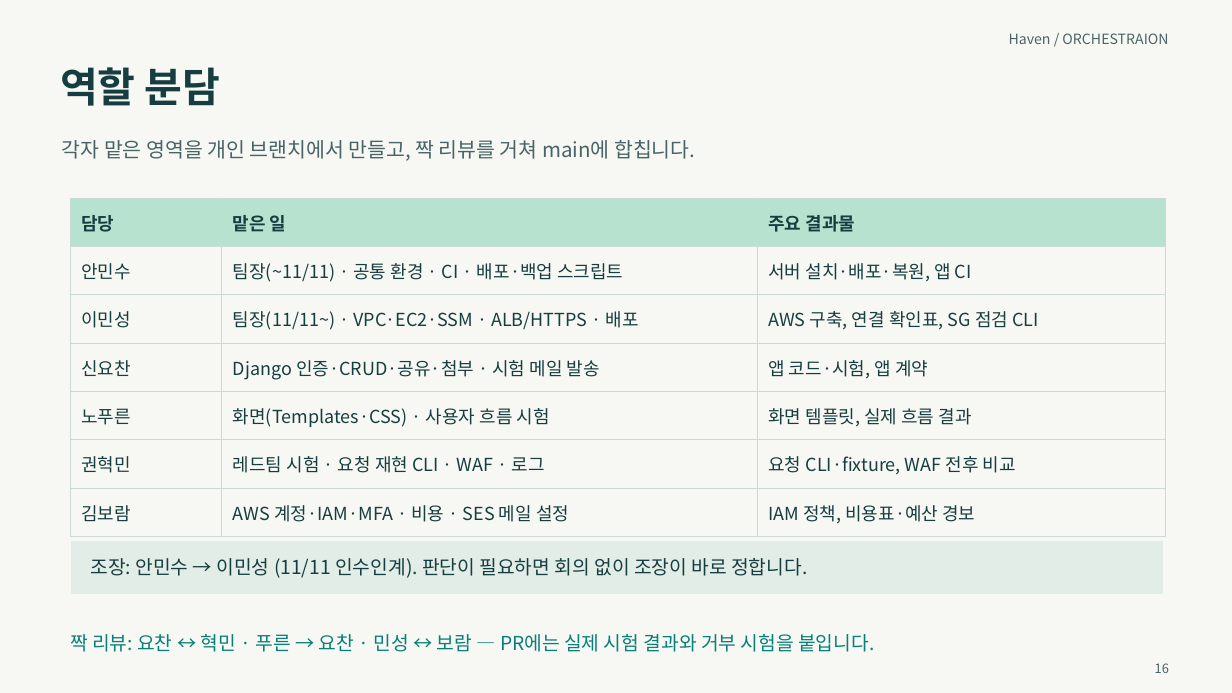
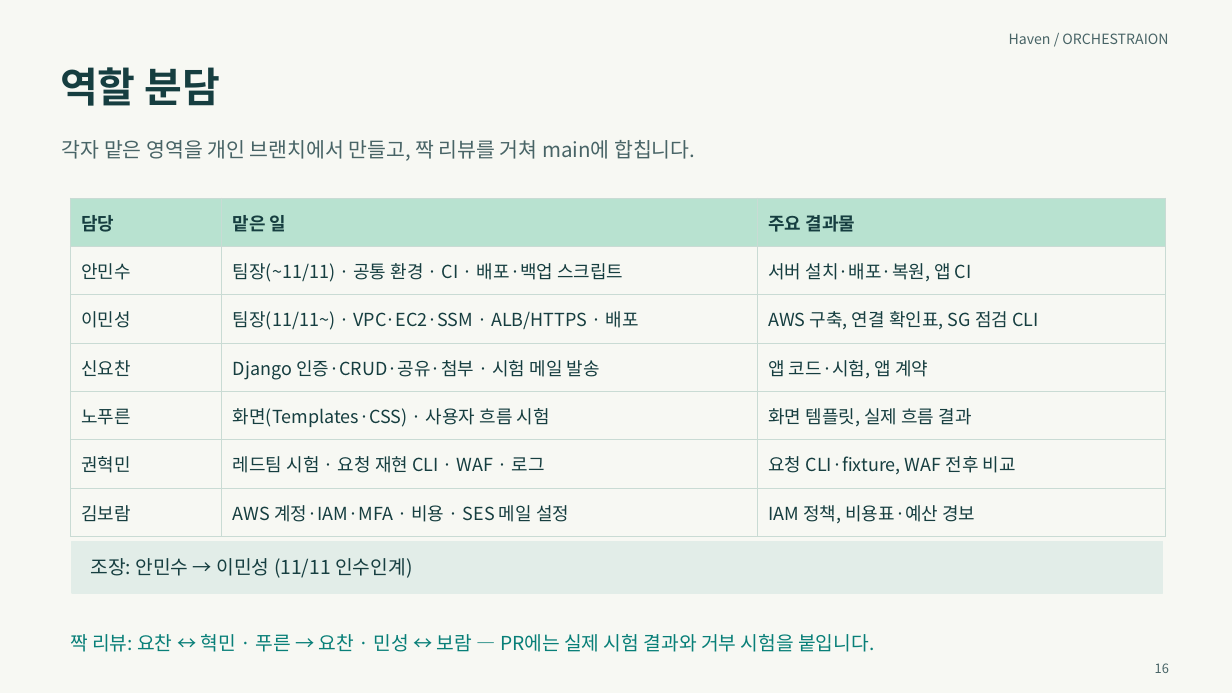
Before and after one commit to MinsooAhn02/Haven, a slide deck: slide 16 of docs/발표/Haven_프로젝트_계획서.pptx. Drawn at 1232x693 pixels with LibreOffice and Linux fonts; fonts in the diff are those of the drawing. Boxes give left, top, right and bottom in pixels: in the first picture for what was removed or moved away, otherwise in the second. Text is boxed around its words. In the diff, an @@ line names an element or a change of style, - is before the commit and + after.

```diff
--- a/docs/발표/Haven_프로젝트_계획서.pptx
+++ b/docs/발표/Haven_프로젝트_계획서.pptx
@@ text at <box>91,558,412,578</box>: text changed @@
-조장: 안민수 → 이민성 (11/11 인수인계). 판단이 필요하면 회의 없이 조장이 바로 정합니다.
+조장: 안민수 → 이민성 (11/11 인수인계)
```
Also in this commit, not shown: 1 other slide changed, 1 other file.
